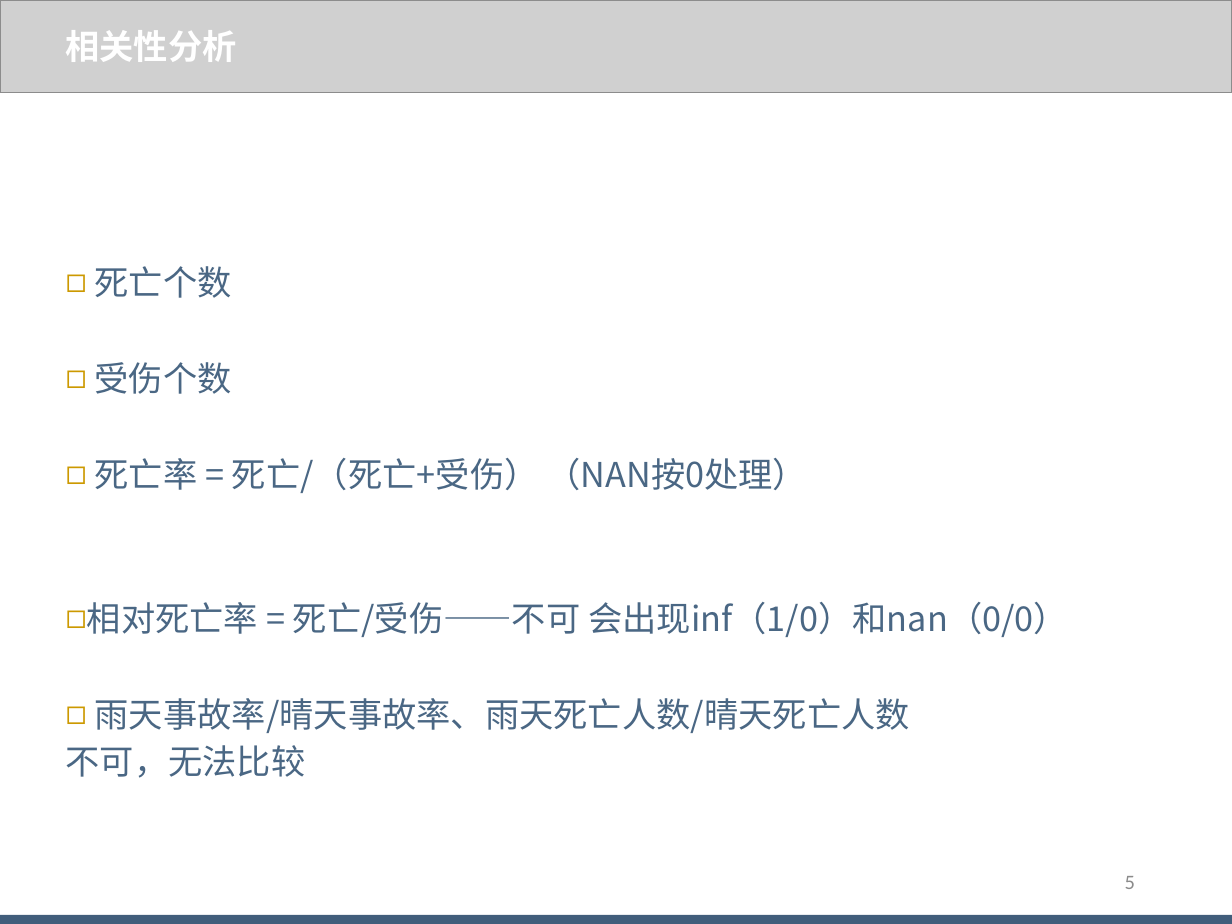
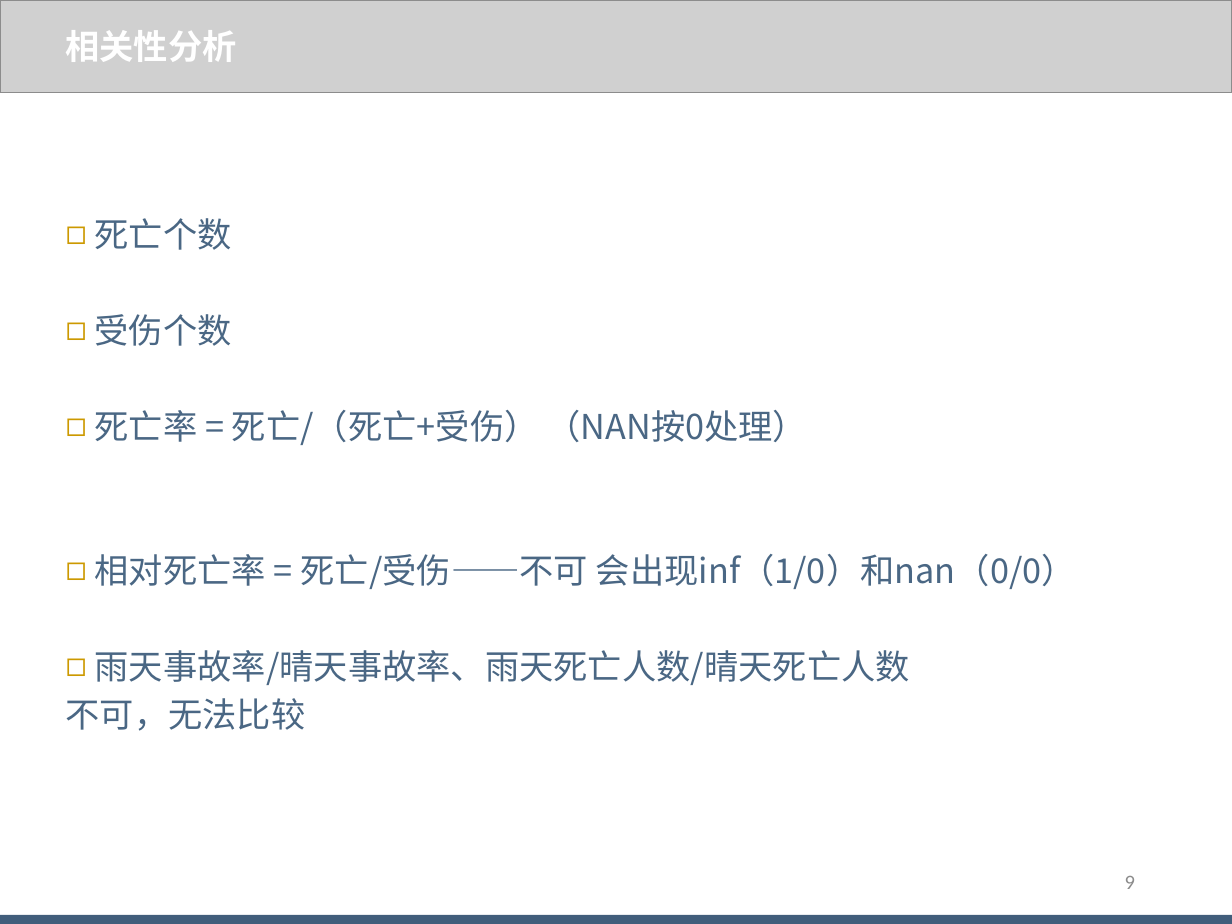
Before and after one commit to WJ-Lai/AccidentMission, a slide deck: slide 9 of 【阶段性汇报】/20180729/阶段性汇报_赖伟鉴_20180729.pptx (slide 5 before the commit). Drawn at 1232x924 pixels with LibreOffice and Linux fonts; fonts in the diff are those of the drawing; grey boxes stand for pictures. Boxes give left, top, right and bottom in pixels: in the first picture for what was removed or moved away, otherwise in the second. Text is boxed around its words. In the diff, an @@ line names an element or a change of style, - is before the commit and + after.

```diff
--- a/【阶段性汇报】/20180729/阶段性汇报_赖伟鉴_20180729.pptx
+++ b/【阶段性汇报】/20180729/阶段性汇报_赖伟鉴_20180729.pptx
@@ text "死亡个数" rewrapped from [66, 266, 1068, 778] to [66, 218, 1076, 731] @@
@@ page number at [1125, 876, 1135, 889]: text changed @@
-5
+9
```
Also in this commit, not shown: 5 other slides changed, 6 slides added, 56 other files.
